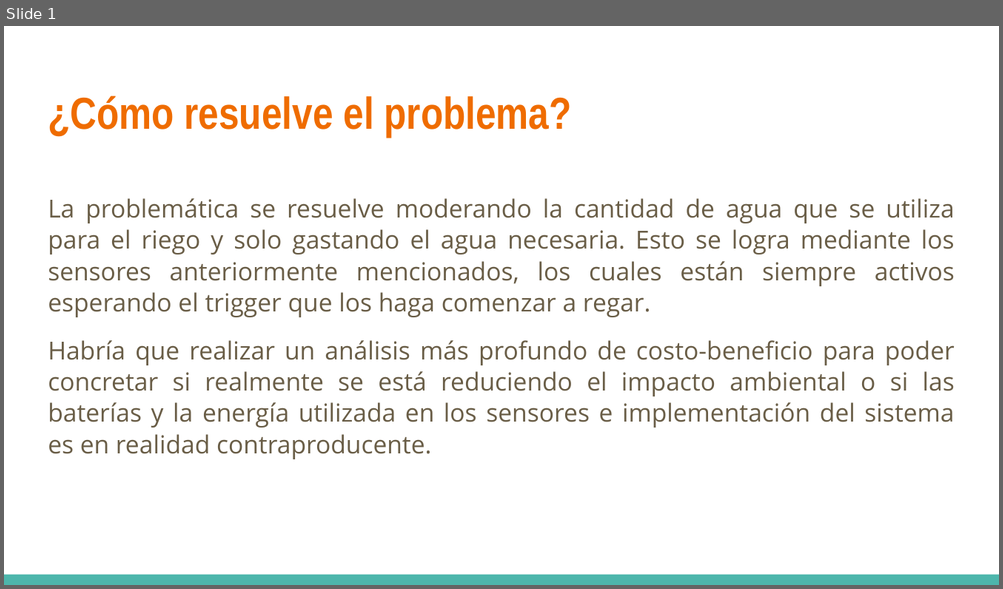
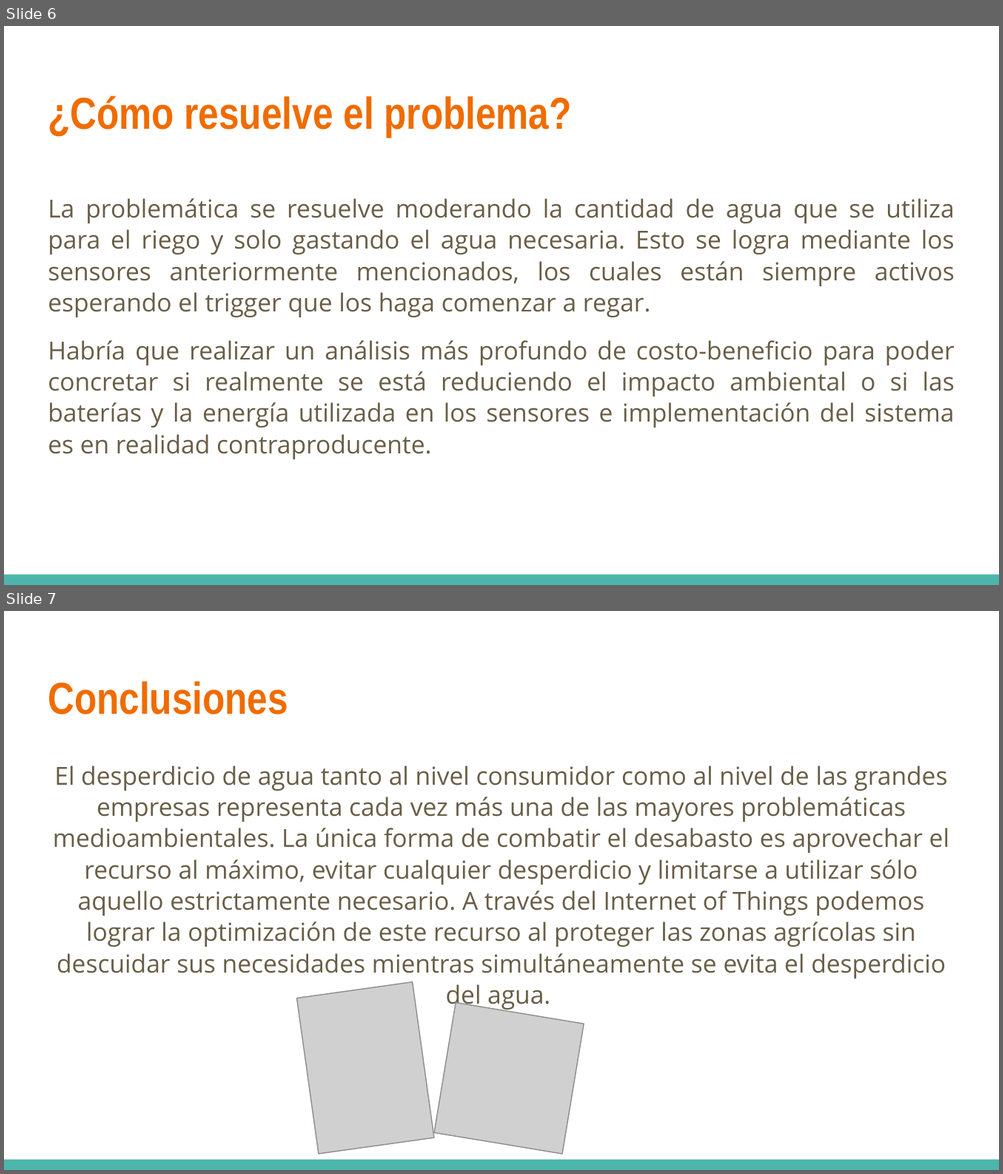
Before and after one commit to Morr13/Equipo4iot, a slide deck: RetoHerramientasComputacionales.pptx. Shown one above the other, each under a label of ours: slide 1 before the commit, slides 6 and 7 after it. The pictures are 1003x589 and 1003x1174 pixels, drawn with LibreOffice and Linux fonts; fonts in the diff are those of the drawing; grey boxes stand for pictures. Boxes give left, top, right and bottom in pixels: in the first picture for what was removed or moved away, otherwise in the second. Text is boxed around its words. In the diff, an @@ line names an element or a change of style, - is before the commit and + after.

```diff
--- a/RetoHerramientasComputacionales.pptx
+++ b/RetoHerramientasComputacionales.pptx
@@ slide 7 added at (x1=4, y1=611, x2=999, y2=1170), background #FFFFFF; not listed: 1 template element that a slide beside it also shows @@
@@ title added at (x1=48, y1=681, x2=288, y2=715), 32.4 pt, text #EF6C00, bold @@
+Conclusiones
@@ text added at (x1=53, y1=766, x2=949, y2=1011), 18 pt, text #695D46 @@
+El desperdicio de agua tanto al nivel consumidor como al nivel de las grandes empresas representa cada vez más una de las mayores problemáticas medioambientales. La única forma de combatir el desabasto es aprovechar el recurso al máximo, evitar cualquier desperdicio y limitarse a utilizar sólo aquello estrictamente necesario. A través del Internet of Things podemos lograr la optimización de este recurso al proteger las zonas agrícolas sin descuidar sus necesidades mientras simultáneamente se evita el desperdicio del agua.
@@ picture added at (x1=297, y1=982, x2=434, y2=1154) @@
@@ picture added at (x1=434, y1=1003, x2=583, y2=1155) @@
@@ what was slide 1 is now slide 6 @@
```
Also in this commit, not shown: 5 other slides added.
